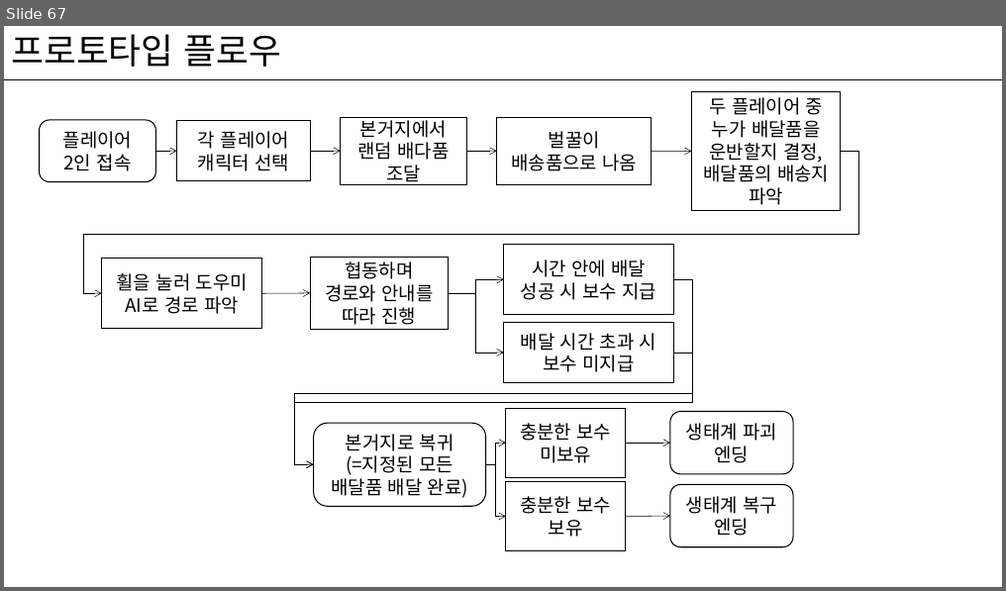
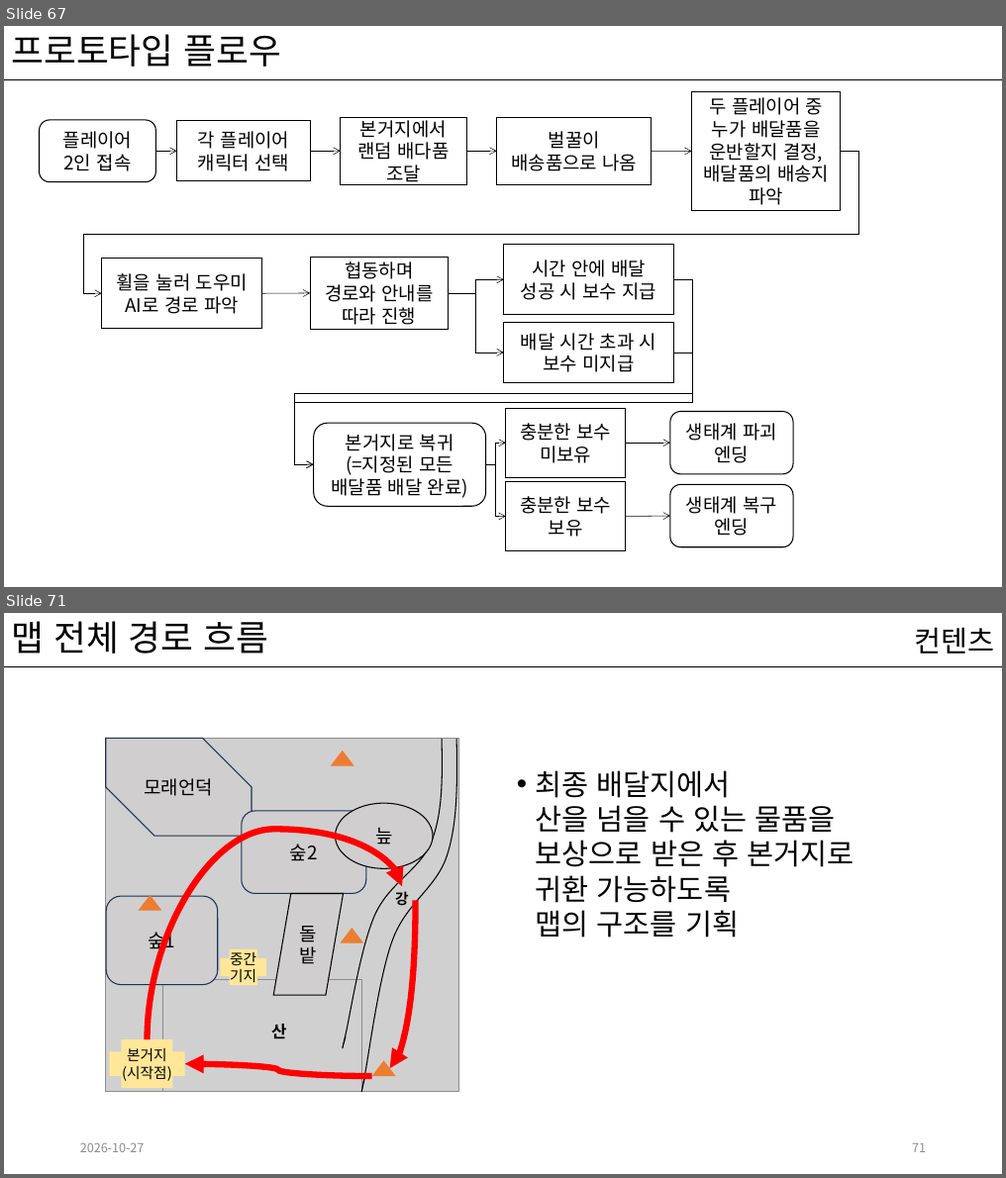
Before and after one commit to kwakyerin/2026_Graduation_Project, a slide deck: documents/HyunahKwon/design/designing/for_teammates/배트와 달트_기획.pptx. Shown one above the other, each under a label of ours: slide 67 before the commit, slides 67 and 71 after it; the slides between them are not shown. The pictures are 1006x591 and 1006x1178 pixels, drawn with LibreOffice and Linux fonts; fonts in the diff are those of the drawing; grey boxes stand for pictures. Boxes give left, top, right and bottom in pixels: in the first picture for what was removed or moved away, otherwise in the second. Text is boxed around its words. In the diff, an @@ line names an element or a change of style, - is before the commit and + after.

Commit message:
기획서 수정_기본사항_확인필요X

```diff
--- a/documents/HyunahKwon/design/designing/for_teammates/배트와 달트_기획.pptx
+++ b/documents/HyunahKwon/design/designing/for_teammates/배트와 달트_기획.pptx
@@ slide 71 added at <box>4,613,1002,1174</box>, background #FFFFFF; not listed: 1 template element that a slide beside it also shows @@
@@ title added at <box>12,621,269,654</box>, 34 pt, text #000000 @@
+맵 전체 경로 흐름
@@ text added at <box>914,627,994,654</box>, 28 pt, text #000000 @@
+컨텐츠
@@ picture added at <box>106,738,459,1091</box> @@
@@ snip diag rect added at <box>106,738,252,836</box>, fill #D0CECE, outline #1E3256 1 pt, 18 pt, text #000000 @@
+모래언덕
@@ triangle added at <box>331,751,354,766</box>, fill #ED7D31 @@
@@ freeform shape added at <box>343,739,442,1050</box>, outline #000000 1 pt @@
@@ freeform shape added at <box>361,739,456,1092</box>, outline #000000 1 pt @@
@@ text added at <box>536,770,853,938</box>, 28 pt, text #000000 @@
+• 최종 배달지에서
+  산을 넘을 수 있는 물품을
+  보상으로 받은 후 본거지로
+  귀환 가능하도록
+  맵의 구조를 기획
@@ rounded rectangle added at <box>242,811,366,894</box>, fill #D0CECE, outline #1E3256 1 pt, 18 pt, text #000000 @@
+숲2
@@ ellipse added at <box>335,803,433,869</box>, fill #D0CECE, outline #000000 1 pt, 18 pt, text #000000 @@
+늪
@@ curved arrow added from (147, 1040) to (402, 886), #FF0000 6 pt @@
@@ rounded rectangle added at <box>107,896,218,984</box>, fill #D0CECE, outline #1E3256 1 pt, 18 pt, text #000000 @@
+숲1
@@ triangle added at <box>138,895,162,911</box>, fill #ED7D31 @@
@@ parallelogram added at <box>273,894,344,995</box>, fill #D0CECE, outline #000000 1 pt, 18 pt, text #000000 @@
+돌밭
@@ curved arrow added from (416, 900) to (389, 1069), #FF0000 6 pt @@
@@ text added at <box>395,891,409,906</box>, 14 pt, text #000000, bold @@
+강
@@ triangle added at <box>341,928,364,944</box>, fill #ED7D31 @@
@@ plus added at <box>221,950,266,986</box>, fill #FFE699, 14 pt, text #000000 @@
+중간기지
@@ picture added at <box>162,980,361,1091</box> @@
@@ text added at <box>271,1024,286,1040</box>, 16 pt, text #000000, bold @@
+산
@@ plus added at <box>110,1040,185,1088</box>, fill #FFE699, 14 pt, text #000000 @@
+본거지
+(시작점)
@@ curved arrow added from (372, 1076) to (185, 1064), #FF0000 6 pt @@
@@ triangle added at <box>372,1060,396,1076</box>, fill #ED7D31 @@
@@ text added at <box>80,1144,145,1153</box>, 12 pt, text #8C8C8C @@
+2026-10-27
@@ page number added at <box>912,1144,926,1153</box>, 12 pt, text #8C8C8C @@
+71
```
Also in this commit, not shown: 54 slides changed, 2 other slides added, 2 slides removed, 3 other files.
